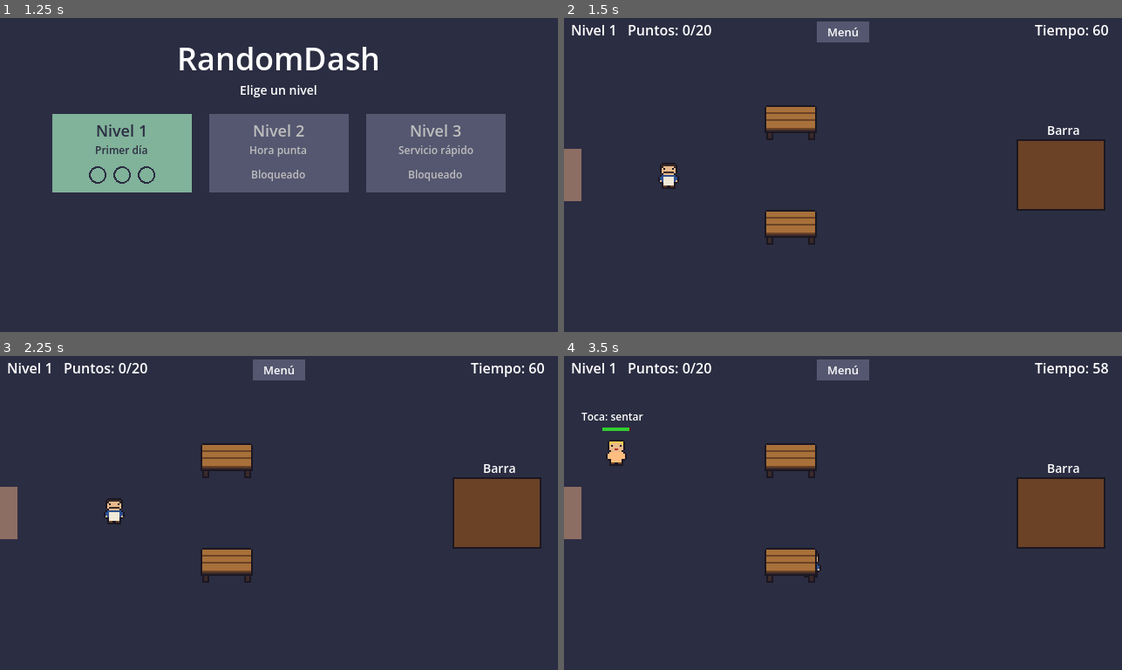
Above: before the commit, frames 1-4 (two rows, left to right).
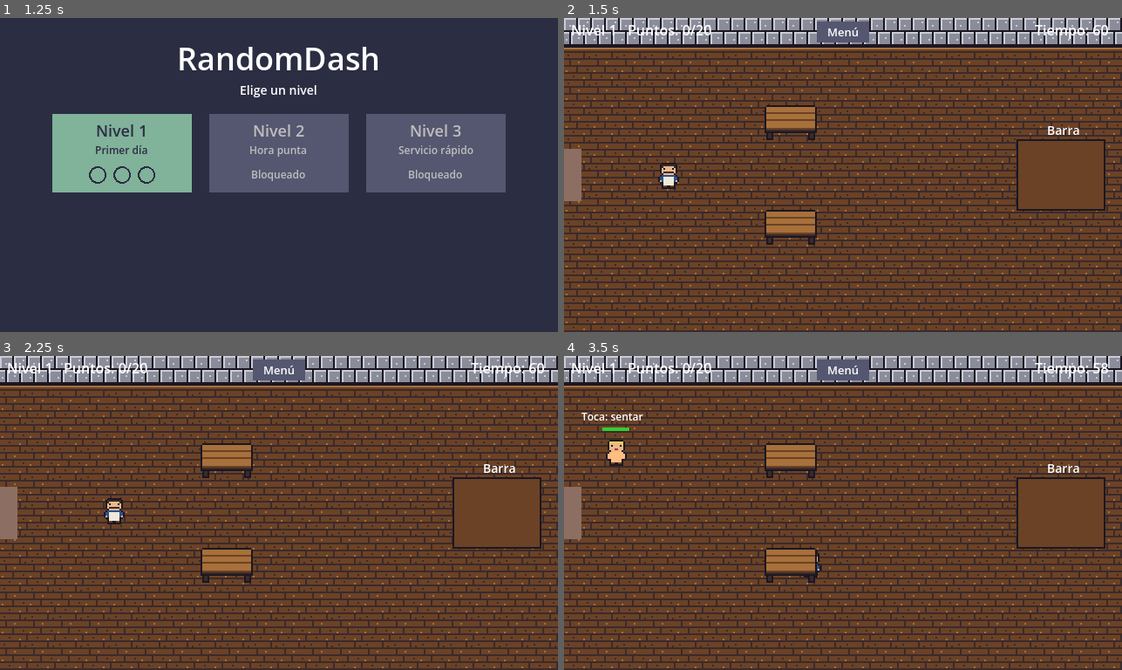
Above: after the commit, the same moments.

Repository: vara-17/MedievalDash
Game: Godot game, scene res://node_2d.tscn
Same seed, same stepped clock (60 frames per second), same inputs: the game is played once before the commit and once after it.
Inputs (mouse positions are in pixels of both pictures, inside the frame that each line leads up to):
- Up to frame 1 (1.25 s): tap Enter at 0.5 s; move the mouse to (401, 159) at 0.52 s; click (401, 159) at 0.67 s
- Up to frame 2 (1.5 s): tap Space at 1.25 s; move the mouse to (731, 190) at 1.27 s; click (731, 190) at 1.42 s
- Up to frame 3 (2.25 s): tap Enter at 2 s; move the mouse to (334, 443) at 2.02 s; click (334, 443) at 2.17 s
- Up to frame 4 (3.5 s): move the mouse to (815, 575) at 2.77 s; click (815, 575) at 2.92 s

Frame 1 is identical in both runs. In frame 2, 66% of the frame differs, in the area x 0-100%, y 0-100%; in frame 3, 66%; in frame 4, 66%.

Commit message:
Fondo del local: suelo de madera y pared de piedra
Nuevos sprites en texto (floor_wood, wall_stone, wall_base) y un nodo
Background que los repite detrás del nivel. El fondo oscuro queda solo
para el menú.

Co-Authored-By: Claude Opus 5.5 <noreply@anthropic.com>

Diff:
--- a/node_2d.gd
+++ b/node_2d.gd
@@ -34,6 +34,7 @@
 var queue: Array[Customer] = []
 var customers: Array[Customer] = []
 var selected: Customer = null
+var background: Background
 var kitchen: Kitchen
 var waiter: Waiter
 var spawn_timer: float = 1.0
@@ -43,6 +44,9 @@
 func _ready() -> void:
 	_load_levels()
 	save.load_from_disk()
+	background = Background.new()
+	background.visible = false
+	add_child(background)
 	kitchen = Kitchen.new()
 	kitchen.position = Vector2(570, 180)
 	kitchen.visible = false
@@ -72,6 +76,7 @@
 	score = 0
 	time_left = float(level["time"])
 	spawn_timer = 1.0
+	background.visible = true
 	kitchen.visible = true
 	waiter.visible = true
 	phase = Phase.PLAYING
@@ -96,6 +101,7 @@
 
 func _go_to_menu() -> void:
 	_clear_level()
+	background.visible = false
 	kitchen.visible = false
 	waiter.visible = false
 	phase = Phase.MENU
@@ -260,6 +266,7 @@
 
 func _handle_result_tap(p: Vector2) -> void:
 	if BTN_MENU.has_point(p):
+		background.visible = false
 		phase = Phase.MENU
 	elif BTN_RETRY.has_point(p):
 		_start_level(level_index)
@@ -287,8 +294,8 @@
 
 func _draw() -> void:
 	var font := ThemeDB.fallback_font
-	draw_rect(Rect2(0, 0, 640, 360), Color("2b2d42"))
 	if phase == Phase.MENU:
+		draw_rect(get_viewport_rect(), Color("2b2d42"))
 		_draw_menu(font)
 		return
 	draw_rect(Rect2(0, 150, 20, 60), Color("8d6e63"))
--- /dev/null
+++ b/scripts/background.gd
@@ -0,0 +1,40 @@
+class_name Background
+extends Node2D
+
+# Fondo del local: pared de piedra arriba, zócalo y suelo de madera.
+# Se dibuja una sola vez (y al cambiar el tamaño de la ventana), detrás del resto.
+
+const WALL_ROWS := 1
+
+var floor_tex: Texture2D
+var wall_tex: Texture2D
+var base_tex: Texture2D
+
+
+func _ready() -> void:
+	z_index = -1
+	texture_filter = CanvasItem.TEXTURE_FILTER_NEAREST
+	floor_tex = SpriteFactory.make("floor_wood")
+	wall_tex = SpriteFactory.make("wall_stone")
+	base_tex = SpriteFactory.make("wall_base")
+	get_viewport().size_changed.connect(queue_redraw)
+
+
+func _draw() -> void:
+	var view := get_viewport_rect().size
+	var y := 0.0
+	for i in WALL_ROWS:
+		y = _draw_row(wall_tex, y, view.x)
+	y = _draw_row(base_tex, y, view.x)
+	while y < view.y:
+		y = _draw_row(floor_tex, y, view.x)
+
+
+# Repite la textura a lo ancho y devuelve la y donde empieza la siguiente fila.
+func _draw_row(tex: Texture2D, y: float, width: float) -> float:
+	var size := tex.get_size() * SpriteFactory.SCALE
+	var x := 0.0
+	while x < width:
+		draw_texture_rect(tex, Rect2(Vector2(x, y), size), false)
+		x += size.x
+	return y + size.y
--- a/scripts/sprite_data.gd
+++ b/scripts/sprite_data.gd
@@ -56,6 +56,51 @@
 			]
 		"table":
 			return _table()
+		"floor_wood":
+			return [
+				"BBBBBBBBBBBDBBBB",
+				"BBDBBBBBBBBDBBBB",
+				"BBBBBBBBBBBDBBDB",
+				"DDDDDDDDDDDDDDDD",
+				"BBBDBBBBBBBBBBBB",
+				"BBBDBBBBLBBBBBBB",
+				"BBBDBBBBBBBBBBBB",
+				"DDDDDDDDDDDDDDDD",
+				"BBBBBBBDBBBBBBBB",
+				"BBBBBBBDBBBBBDBB",
+				"BLBBBBBDBBBBBBBB",
+				"DDDDDDDDDDDDDDDD",
+				"BBBBBBBBBBBBBBBD",
+				"BBBBBDBBBBBBBBBD",
+				"BBBBBBBBBBBLBBBD",
+				"DDDDDDDDDDDDDDDD",
+			]
+		"wall_stone":
+			return [
+				"ZZZZZZZKZZZZZZZK",
+				"ZAAAAAAKZAAAAAAK",
+				"ZAAAAAAKZAAAAZAK",
+				"ZAAAAAAKZAAAAAAK",
+				"ZAAZAAAKZAAAAAAK",
+				"ZAAAAAAKZAAAAAAK",
+				"ZAAAAAAKZAAAAAAK",
+				"KKKKKKKKKKKKKKKK",
+				"ZZZKZZZZZZZKZZZZ",
+				"AAAKZAAAAAAKZAAA",
+				"AAAKZAAAAAAKZAAA",
+				"AAAKZAAAZAAKZAAA",
+				"AZAKZAAAAAAKZAAA",
+				"AAAKZAAAAAAKZAAA",
+				"AAAKZAAAAAAKZAAA",
+				"KKKKKKKKKKKKKKKK",
+			]
+		"wall_base":
+			return [
+				"KKKKKKKKKKKKKKKK",
+				"LLLLLLLLLLLLLLLL",
+				"BBBBBBBBBBBBBBBB",
+				"DDDDDDDDDDDDDDDD",
+			]
 	return []
 
 
Not shown, added: scripts/background.gd.uid
